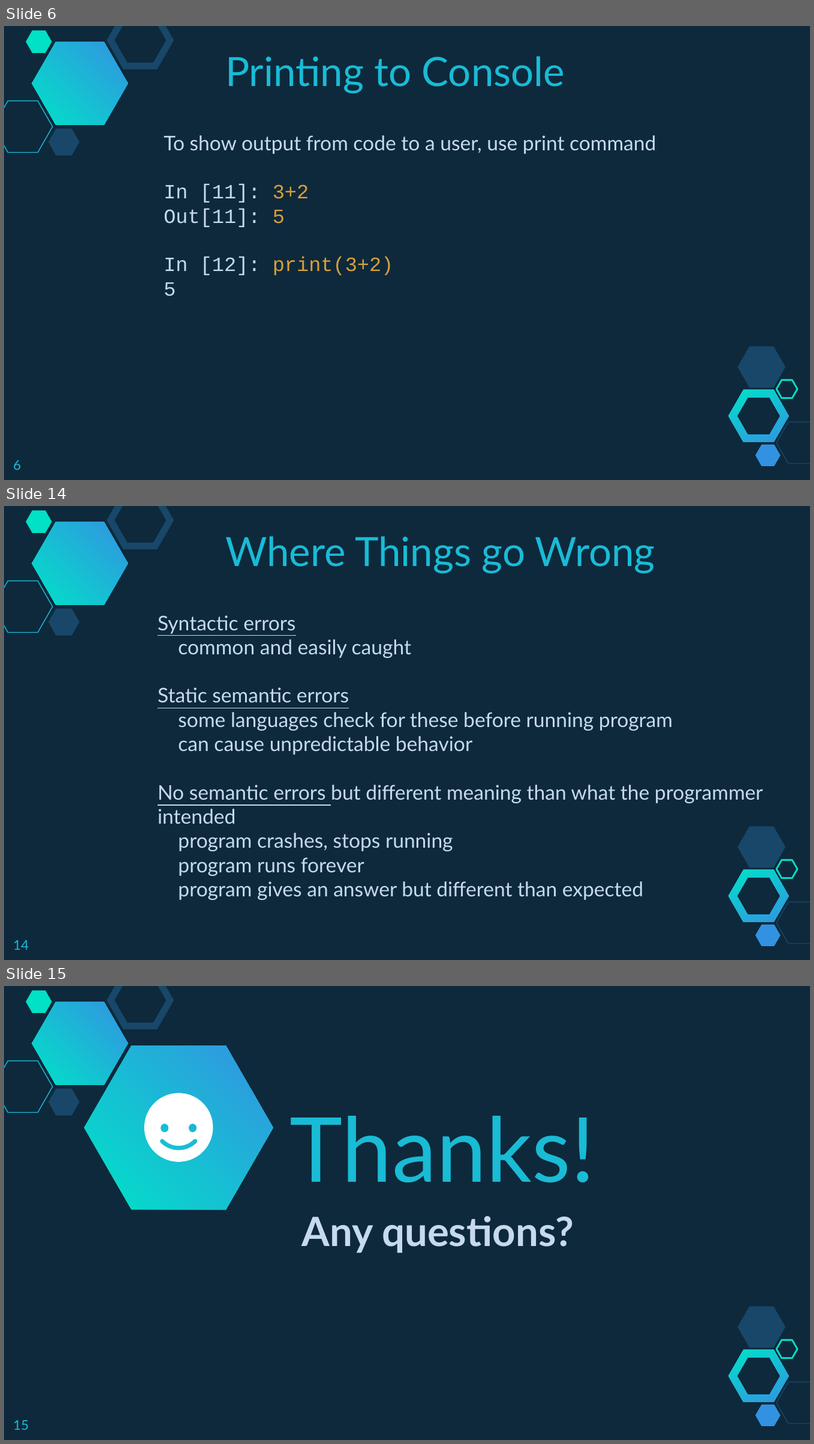
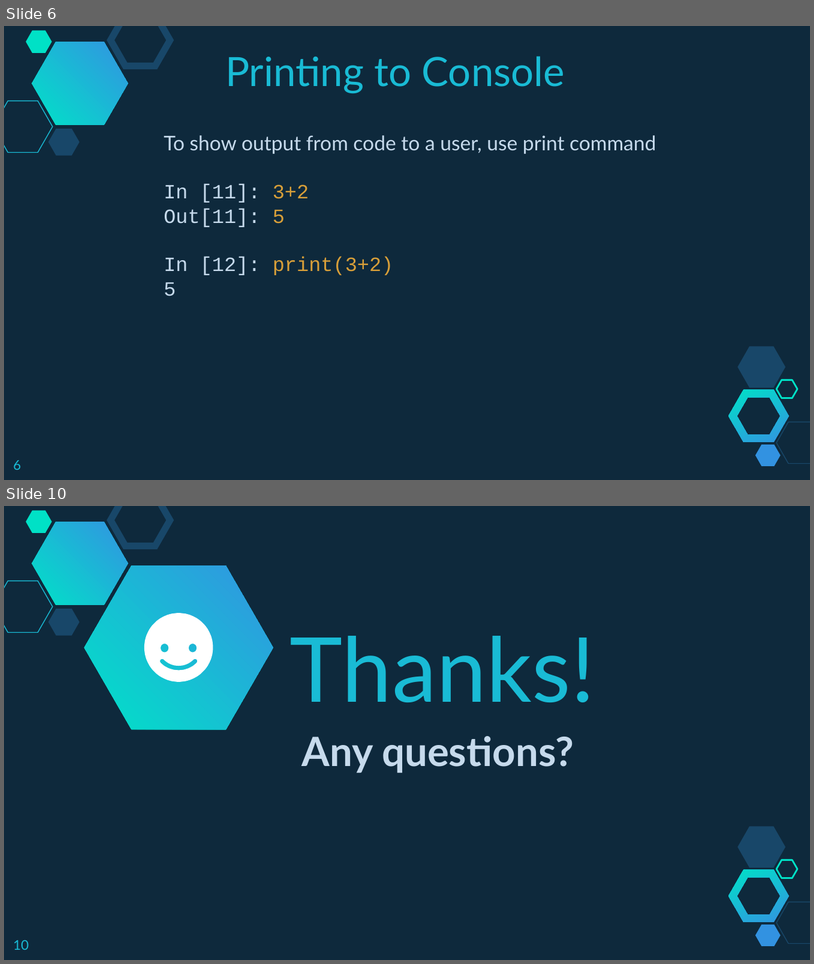
Before and after one commit to branhoff/python_class_101, a slide deck: lecture_slides/2_Python Lesson 2 - Programs.pptx. Shown one above the other, each under a label of ours: slides 6, 14 and 15 before the commit, slides 6 and 10 after it; the slides between them are not shown. The pictures are 814x1444 and 814x964 pixels, drawn with LibreOffice and Linux fonts; fonts in the diff are those of the drawing. Boxes give left, top, right and bottom in pixels: in the first picture for what was removed or moved away, otherwise in the second. Text is boxed around its words. In the diff, an @@ line names an element or a change of style, - is before the commit and + after.

```diff
--- a/lecture_slides/2_Python Lesson 2 - Programs.pptx
+++ b/lecture_slides/2_Python Lesson 2 - Programs.pptx
@@ slide 14 removed at box(4, 506, 810, 960), background #0E293C; not listed: 10 template elements that a slide beside it also shows @@
@@ text removed at box(225, 536, 656, 573) @@
-Where Things go Wrong
@@ text removed at box(158, 615, 764, 900) @@
-Syntactic errors
-common and easily caught
-Static semantic errors
-some languages check for these before running program
-can cause unpredictable behavior
-No semantic errors but different meaning than what the programmer intended
-program crashes, stops running
-program runs forever
-program gives an answer but different than expected
@@ page number removed at box(13, 940, 29, 949) @@
-14
@@ what was slide 15 is now slide 10 @@
@@ page number at box(13, 940, 29, 949): text changed @@
-15
+10
```
Also in this commit, not shown: 1 slide changed, 4 other slides removed, 2 other files.
